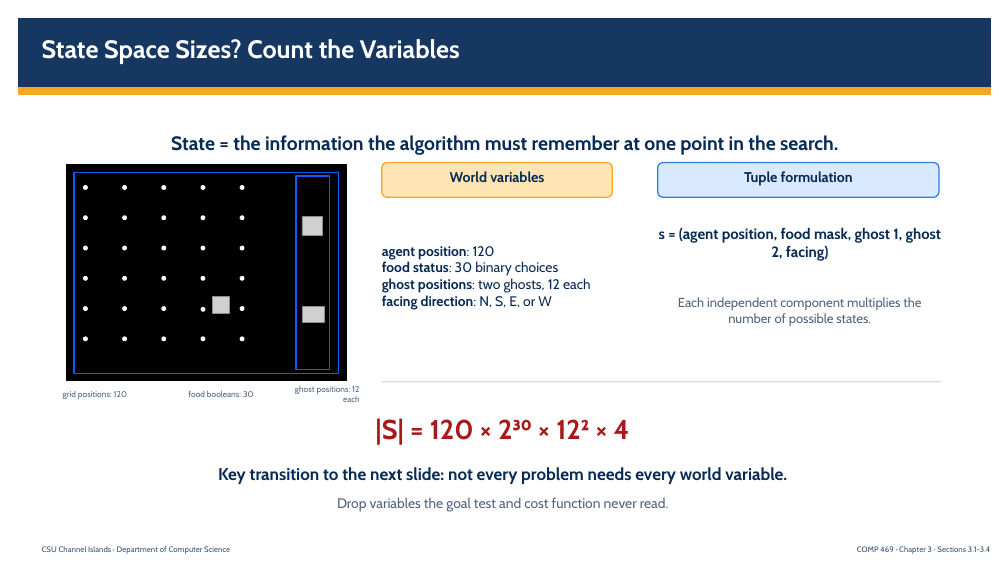
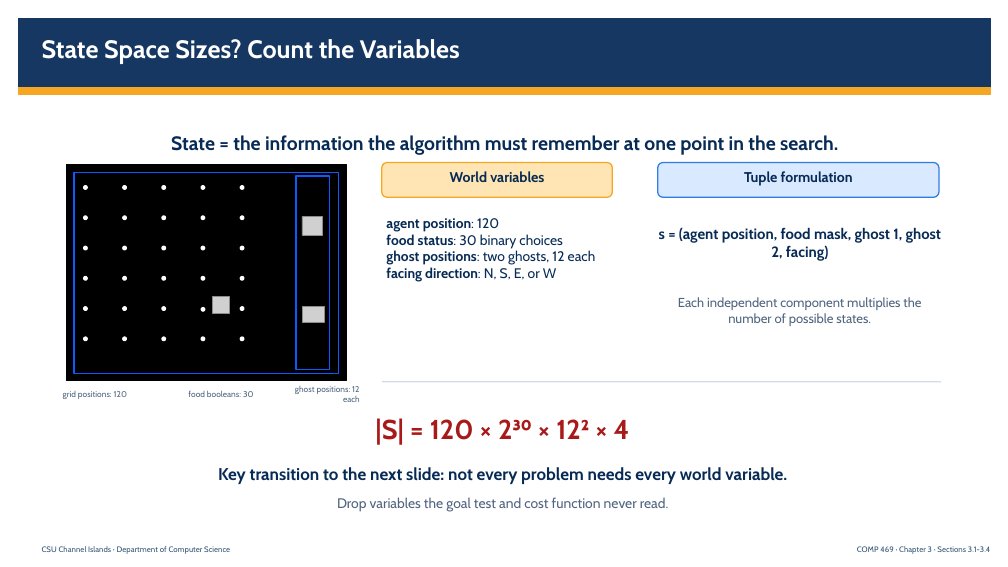
Before and after one commit to DrNatas/Comp_469, a slide deck: slide 17 of Fall 2026/L03 - Uniformed Search - 3.1 to 3.4/COMP469_Chapter3_3_1_to_3_4_CSUCI_Expanded.pptx. Drawn at 1008x567 pixels with LibreOffice and Linux fonts; fonts in the diff are those of the drawing; grey boxes stand for pictures. Boxes give left, top, right and bottom in pixels: in the first picture for what was removed or moved away, otherwise in the second. Text is boxed around its words. In the diff, an @@ line names an element or a change of style, - is before the commit and + after.

```diff
--- a/Fall 2026/L03 - Uniformed Search - 3.1 to 3.4/COMP469_Chapter3_3_1_to_3_4_CSUCI_Expanded.pptx
+++ b/Fall 2026/L03 - Uniformed Search - 3.1 to 3.4/COMP469_Chapter3_3_1_to_3_4_CSUCI_Expanded.pptx
@@ text "agent position: 120 food status: ...": place and size @@
-text "agent position: 120 food status: ..." at (382,246,591,310)
+text "agent position: 120 food status: ..." at (386,218,596,282)
```
Also in this commit, not shown: 2 other slides changed, 1 slide added, 14 other files.
